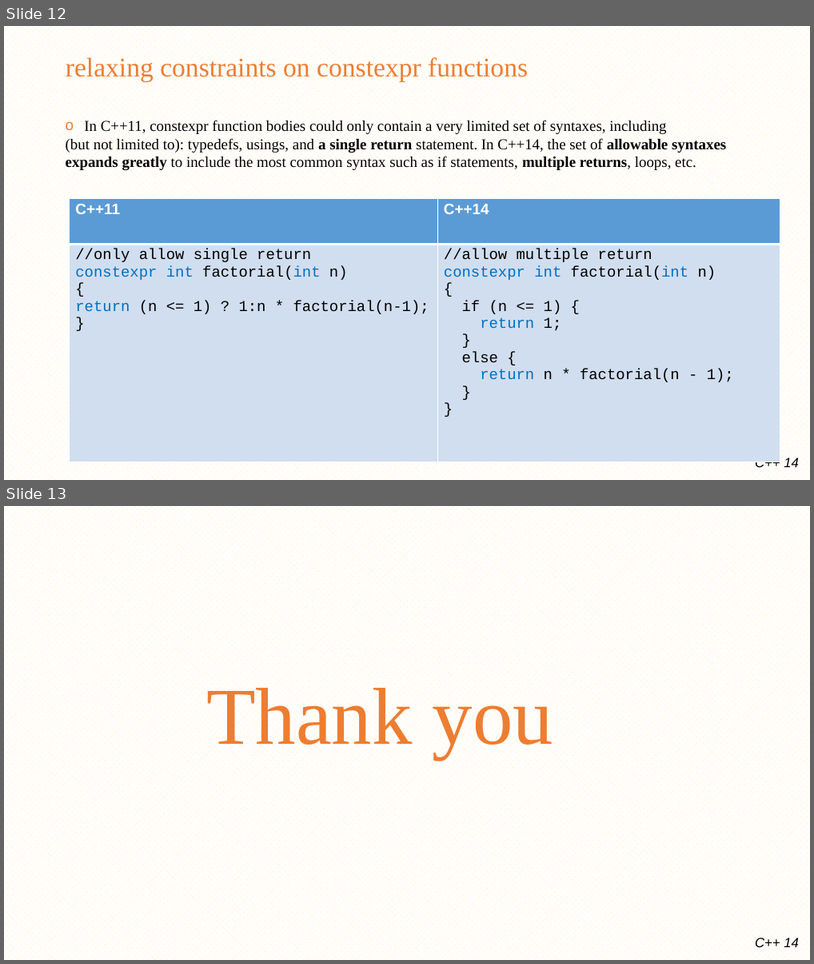
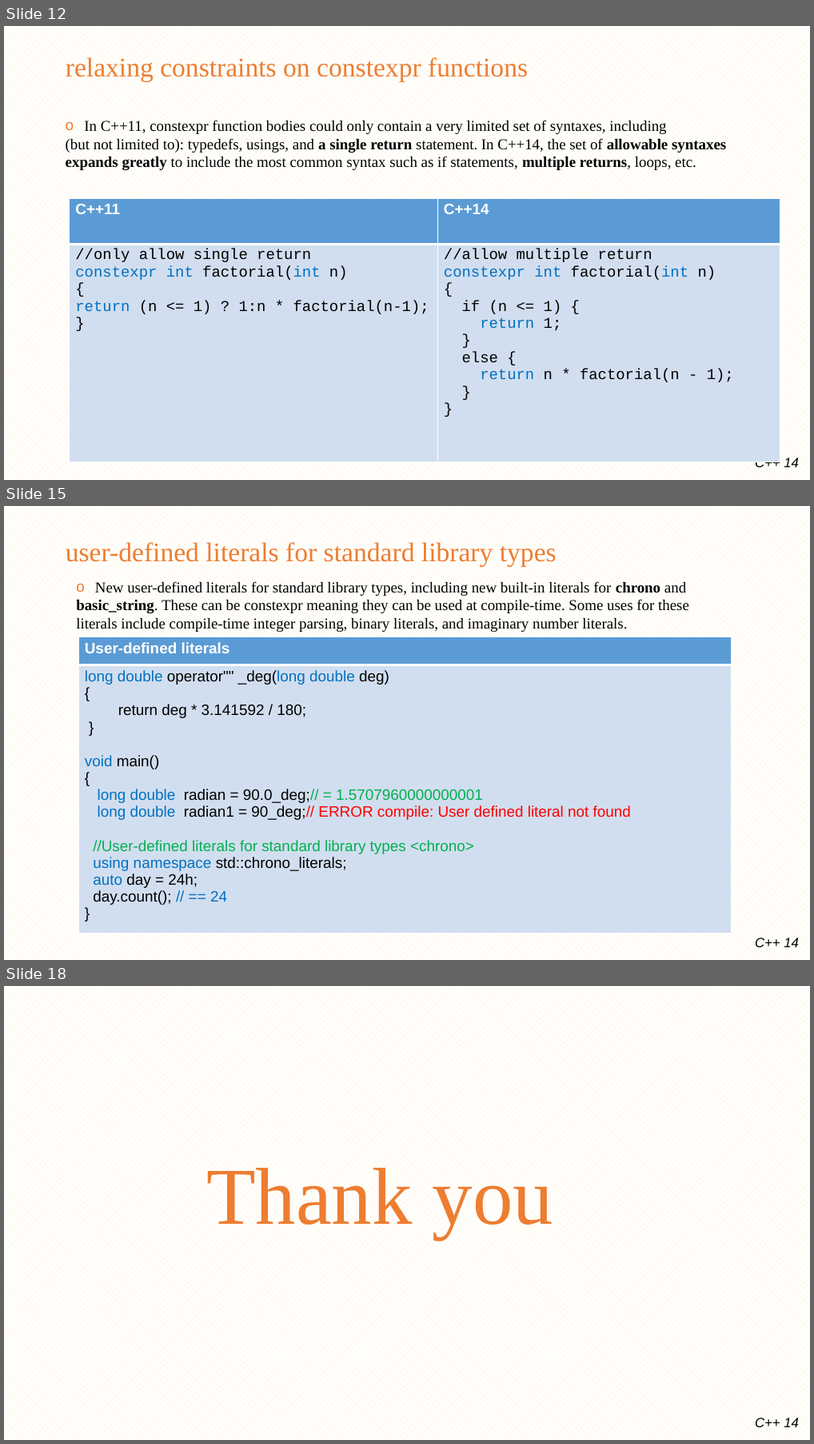
Before and after one commit to minhthedt/hello-world, a slide deck: Training/LG_Training_C++14.pptx. Shown one above the other, each under a label of ours: slides 12 and 13 before the commit, slides 12, 15 and 18 after it; the slides between them are not shown. The pictures are 814x964 and 814x1444 pixels, drawn with LibreOffice and Linux fonts; fonts in the diff are those of the drawing; background and template pictures are left out. Boxes give left, top, right and bottom in pixels: in the first picture for what was removed or moved away, otherwise in the second. Text is boxed around its words. In the diff, an @@ line names an element or a change of style, - is before the commit and + after.

```diff
--- a/Training/LG_Training_C++14.pptx
+++ b/Training/LG_Training_C++14.pptx
@@ slide 15 added at bbox=[4, 506, 810, 960], background pattern #FFF2CC on #FFFFFF; not listed: 1 template element that a slide beside it also shows @@
@@ title added at bbox=[66, 542, 557, 567], 32 pt, text #ED7D31 @@
+user-defined literals for standard library types
@@ text added at bbox=[76, 581, 690, 632], 18 pt, text #000000 @@
+o New user-defined literals for standard library types, including new built-in literals for chrono and
+basic_string. These can be constexpr meaning they can be used at compile-time. Some uses for these
+literals include compile-time integer parsing, binary literals, and imaginary number literals.
@@ table added at bbox=[78, 636, 731, 943], 2 rows, 1 columns @@
+User-defined literals
+long double operator"" _deg(long double deg) / { / return deg * 3.141592 / 180; / } / void main() / { / long double radian = 90.0_deg;// = 1.5707960000000001 / long double radian1 = 90_deg;// ERROR compile: User defined literal not found / //User-defined literals for standard library types <chrono> / using namespace std::chrono_literals; / auto day = 24h; / day.count(); // == 24 / }
@@ what was slide 13 is now slide 18 @@
```
Also in this commit, not shown: 4 other slides added, 6 other files.
